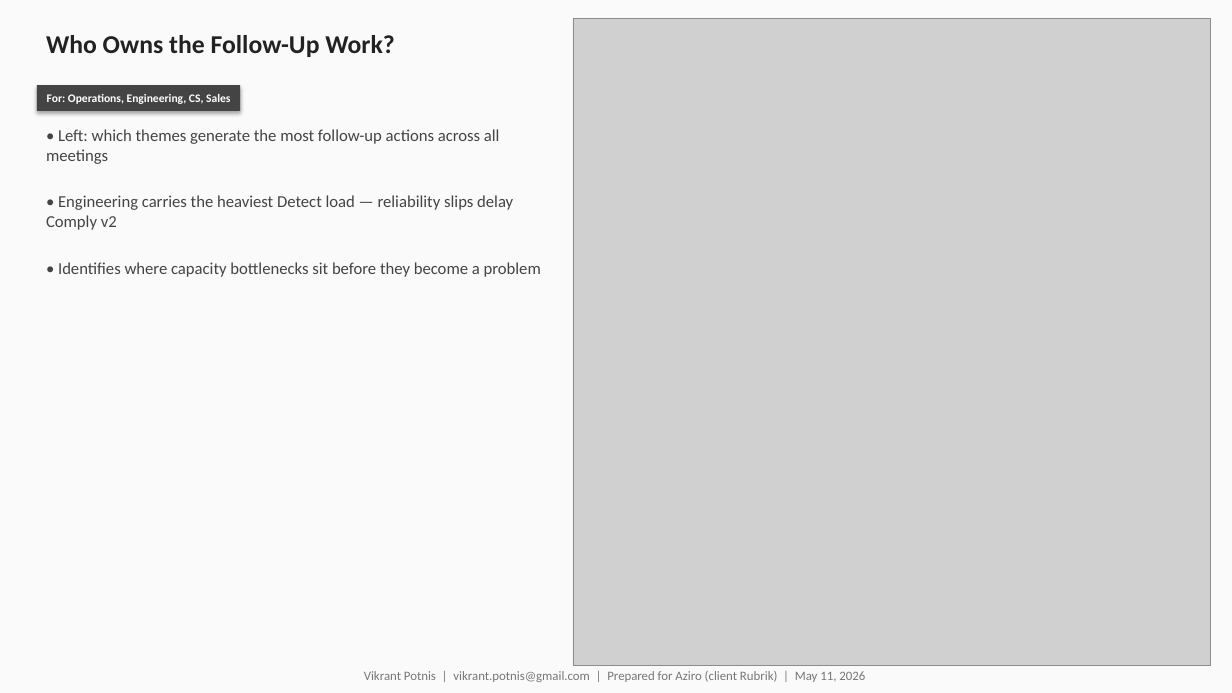
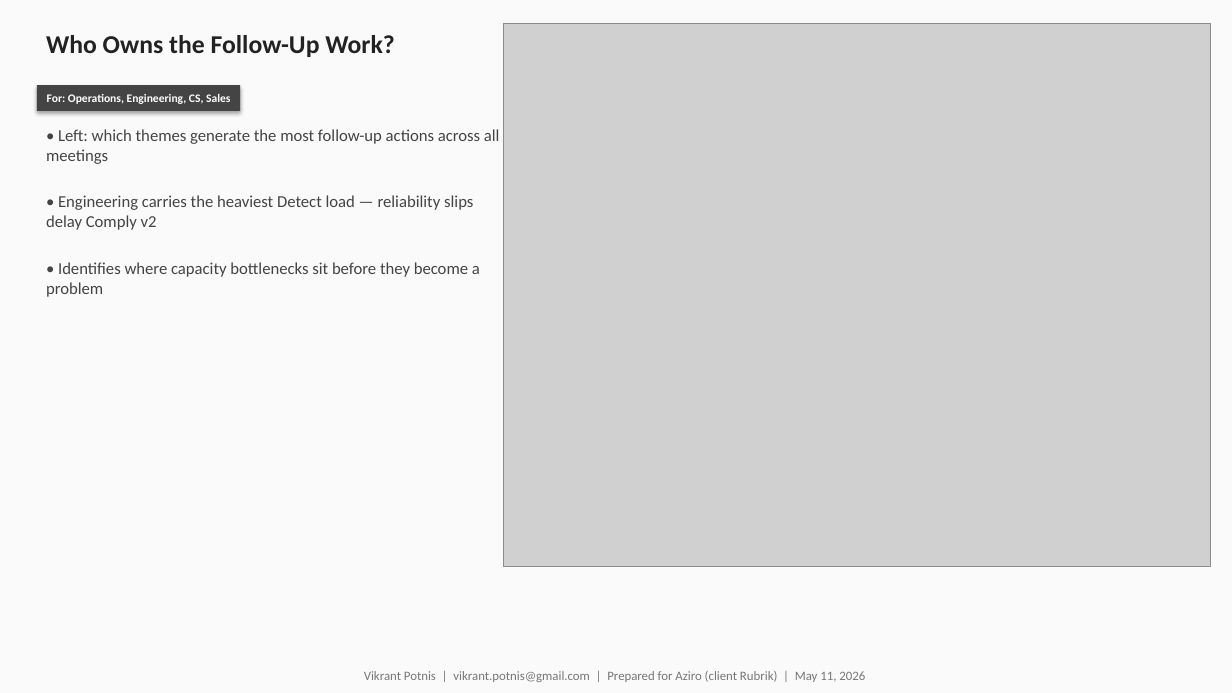
Before and after one commit to rohanvazir123/pydantic-ai-experiments, a slide deck: slide 15 of basics/iprep/meeting-analytics/final_version/meeting_analytics.pptx. Drawn at 1232x693 pixels with LibreOffice and Linux fonts; fonts in the diff are those of the drawing; grey boxes stand for pictures. Boxes give left, top, right and bottom in pixels: in the first picture for what was removed or moved away, otherwise in the second. Text is boxed around its words. In the diff, an @@ line names an element or a change of style, - is before the commit and + after.

```diff
--- a/basics/iprep/meeting-analytics/final_version/meeting_analytics.pptx
+++ b/basics/iprep/meeting-analytics/final_version/meeting_analytics.pptx
@@ picture: place and size @@
-picture at <box>573,18,1211,665</box>
+picture at <box>504,23,1211,567</box>
@@ text "• Engineering carries the heaviest ..." rewrapped from <box>46,195,513,230</box> to <box>46,195,473,230</box> @@
@@ text "• Identifies where capacity bottlenecks ..." rewrapped from <box>58,262,541,277</box> to <box>46,262,480,297</box> @@
```
Also in this commit, not shown: 8 other slides changed, 4 other files.
